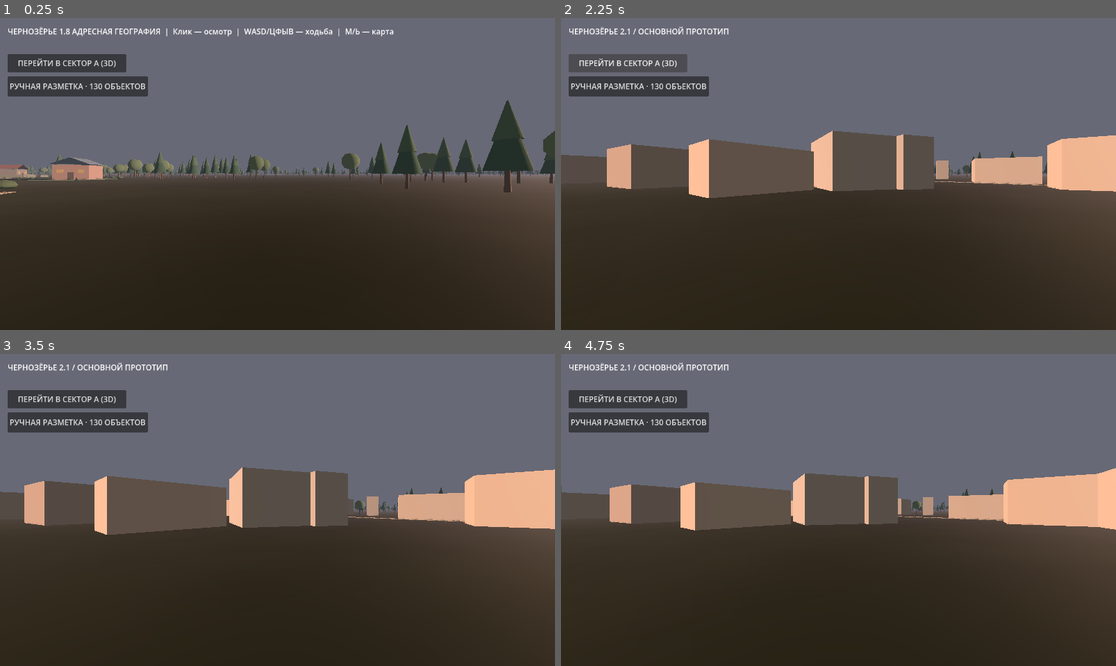
Above: before the commit, frames 1-4 (two rows, left to right).
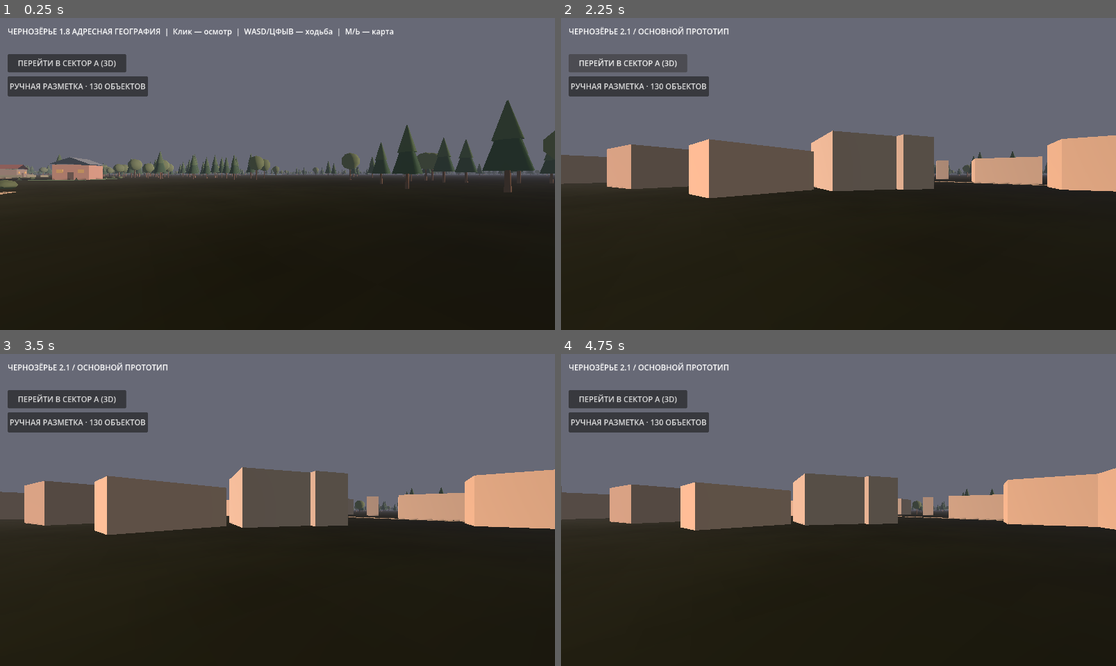
Above: after the commit, the same moments.

Repository: blacklambcult/chernozerye
Game: Godot game, scene res://main.tscn
The game is run twice, just before and just after one commit, with the same random seed, the same clock (stepped at 60 frames per second) and the same inputs.
Inputs (mouse positions are in pixels of both pictures, inside the frame that each line leads up to):
- Up to frame 1 (0.25 s): no input
- Up to frame 2 (2.25 s): click "РУЧНАЯ РАЗМЕТКА · 130 ОБЪЕКТОВ" at 0.5 s; click "ВЕРНУТЬ СТАРУЮ МЕСТНОСТЬ" at 1.25 s; click "ПЕРЕЙТИ В СЕКТОР A (3D)" at 2 s
- Up to frame 3 (3.5 s): tap Enter at 2.75 s; move the mouse to (399, 494) at 2.77 s; hold D from 2.78 s (still down); tap M at 2.85 s; click (399, 494) at 2.92 s; tap Space at 3.02 s
- Up to frame 4 (4.75 s): move the mouse to (727, 525) at 3.52 s; release D at 3.53 s; hold S 3.53-4.28 s; tap Shift at 3.6 s; tap Space at 3.77 s; move the mouse to (894, 441) at 4.27 s; hold D from 4.28 s (still down); tap H at 4.35 s

The runs differ from the first frame. In frame 1, 13% of the frame differs, in the area x 42-100%, y 26-100%; in frame 2, 11%; in frame 3, 10%; in frame 4, 11%.

Commit message:
fix: remove nighttime glare from village lights, painted houses and fog (2.8.1)

Diff:
--- a/godot/manual_art.gd
+++ b/godot/manual_art.gd
@@ -6,10 +6,10 @@
 const WOOD_TONES := ["#454941", "#51473e", "#3b4039", "#4e433c", "#43463d", "#525047"]
 const ROOF_TONES := ["#282e31", "#373432", "#30383a", "#403933"]
 const DOOR_COLOR := Color("#24221f")
-const FRAME_COLOR := Color("#5a564d")
+const FRAME_COLOR := Color("#494943")
 const WINDOW_COLOR := Color("#131a1f")
 const WINDOW_LIT := Color("#efac5d")
-const FENCE_COLOR := Color("#5a544a")
+const FENCE_COLOR := Color("#494840")
 const POST_COLOR := Color("#3e3c36")
 const RUT_COLOR := Color("#423a32")
 
@@ -318,8 +318,9 @@
         lamp.name = "Тусклая лампа / окно"
         lamp.position = _pt(center, 2.3) + normal * 1.1
         lamp.light_color = Color("#ffbc7e")
-        lamp.light_energy = 0.49
-        lamp.omni_range = 11.0
+        lamp.light_energy = 0.42
+        lamp.light_specular = 0.0
+        lamp.omni_range = 9.0
         lamp.shadow_enabled = false
         add_child(lamp)
 
@@ -340,7 +341,7 @@
             walls_height = 4.45
         elif index % 5 == 0:
             wall_style = 2
-            tone = Color("#646c67")  # limewash
+            tone = Color("#505955")  # weathered limewash, no white nighttime washout
         elif index % 3 == 0:
             wall_style = 1
             tone = Color("#5a5044")  # horizontal logs
@@ -433,8 +434,9 @@
     light.name = "Старая лампа у крыльца"
     light.position = lamp_origin + Vector3.UP * 3.05
     light.light_color = Color("#ffb46d")
-    light.light_energy = 0.43
-    light.omni_range = 8.0
+    light.light_energy = 0.38
+    light.light_specular = 0.0
+    light.omni_range = 7.5
     light.shadow_enabled = false
     add_child(light)
     print("MANUAL_SHOWCASE_YARD_READY: ", centroid)
--- a/godot/manual_geo.gd
+++ b/godot/manual_geo.gd
@@ -4,8 +4,8 @@
 # Visuals are blockout placeholders; outline shapes and positions are preserved.
 const SOURCE := "res://manual_layout.json"
 const COLORS := {
-    "road": Color("#796e60"),
-    "path": Color("#66645c"),
+    "road": Color("#5b544d"),
+    "path": Color("#51534e"),
     "plot": Color("#333b32"),
     "forest": Color("#38483d"),
     "water": Color("#234253"),
--- a/godot/world.gd
+++ b/godot/world.gd
@@ -137,6 +137,7 @@
     env.ambient_light_source = Environment.AMBIENT_SOURCE_COLOR
     env.ambient_light_color = Color("#b0a9a4")
     env.ambient_light_energy = 0.82
+    env.glow_enabled = false
     env.fog_enabled = true
     env.fog_light_color = Color("#676976")
     env.fog_density = 0.0018
@@ -148,6 +149,7 @@
     _sun_light = sun
     sun.rotation_degrees = Vector3(-12, -35, 0)
     sun.light_energy = 1.05
+    sun.light_specular = 0.0 # Matte light even when sun is enabled
     sun.shadow_enabled = true
     sun.light_color = Color("#f0b69a")
     add_child(sun)
@@ -561,13 +563,14 @@
         _night_environment.background_color = Color("#17232f") if manual_mode else Color("#575b69")
         _night_environment.ambient_light_source = Environment.AMBIENT_SOURCE_COLOR
         _night_environment.ambient_light_color = Color("#8797a2") if manual_mode else Color("#b0a9a4")
-        _night_environment.ambient_light_energy = 0.40 if manual_mode else 0.82
+        _night_environment.ambient_light_energy = 0.36 if manual_mode else 0.82
         _night_environment.reflected_light_source = Environment.REFLECTION_SOURCE_DISABLED if manual_mode else Environment.REFLECTION_SOURCE_BG
         _night_environment.glow_enabled = false
+        _night_environment.tonemap_exposure = 0.94 if manual_mode else 1.0
         _night_environment.fog_enabled = true
         _night_environment.fog_mode = Environment.FOG_MODE_DEPTH if manual_mode else Environment.FOG_MODE_EXPONENTIAL
-        _night_environment.fog_light_color = Color("#2b3a46") if manual_mode else Color("#676976")
-        _night_environment.fog_light_energy = 0.70 if manual_mode else 1.0
+        _night_environment.fog_light_color = Color("#26343f") if manual_mode else Color("#676976")
+        _night_environment.fog_light_energy = 0.32 if manual_mode else 1.0
         _night_environment.fog_sun_scatter = 0.0
         _night_environment.fog_aerial_perspective = 0.0
         _night_environment.fog_density = 0.88 if manual_mode else 0.0018
@@ -577,12 +580,13 @@
         _night_environment.fog_height = 0.8 if manual_mode else 0.0
         _night_environment.fog_height_density = 0.017 if manual_mode else 0.0
     if _sun_light != null:
-        _sun_light.light_energy = 0.37 if manual_mode else 1.05
+        _sun_light.light_energy = 0.31 if manual_mode else 1.05
+        _sun_light.light_specular = 0.0
         _sun_light.light_color = Color("#94a4b2") if manual_mode else Color("#f0b69a")
         # The shadow map produced hard triangular streaks across the road and low-poly trees.
         _sun_light.shadow_enabled = not manual_mode
     if manual_mode:
-        print("MANUAL_MATTE_READY: no specular, no glow, softened textures and lights")
+        print("MANUAL_NO_GLARE_READY: ambient=0.36, moon=0.31, fog_light=0.32, exposure=0.94")
     print("MANUAL_NIGHT_READY: ", manual_mode,
         " fog=", _night_environment.fog_mode if _night_environment != null else "MISSING_ENV",
         " glow=", _night_environment.glow_enabled if _night_environment != null else "MISSING_ENV",
@@ -595,7 +599,7 @@
         if control != null:
             control.visible = not manual_mode
     if is_instance_valid(_status_label):
-        _status_label.text = "ЧЕРНОЗЁРЬЕ 2.8 / МАТОВАЯ ДЕРЕВНЯ · 130 ОБЪЕКТОВ" if manual_mode else "ЧЕРНОЗЁРЬЕ 2.1 / ОСНОВНОЙ ПРОТОТИП"
+        _status_label.text = "ЧЕРНОЗЁРЬЕ 2.8.1 / БЕЗ ЗАСВЕТА · 130 ОБЪЕКТОВ" if manual_mode else "ЧЕРНОЗЁРЬЕ 2.1 / ОСНОВНОЙ ПРОТОТИП"
     var character := get_node_or_null("Player") as CharacterBody3D
     if character != null:
         character.velocity = Vector3.ZERO
